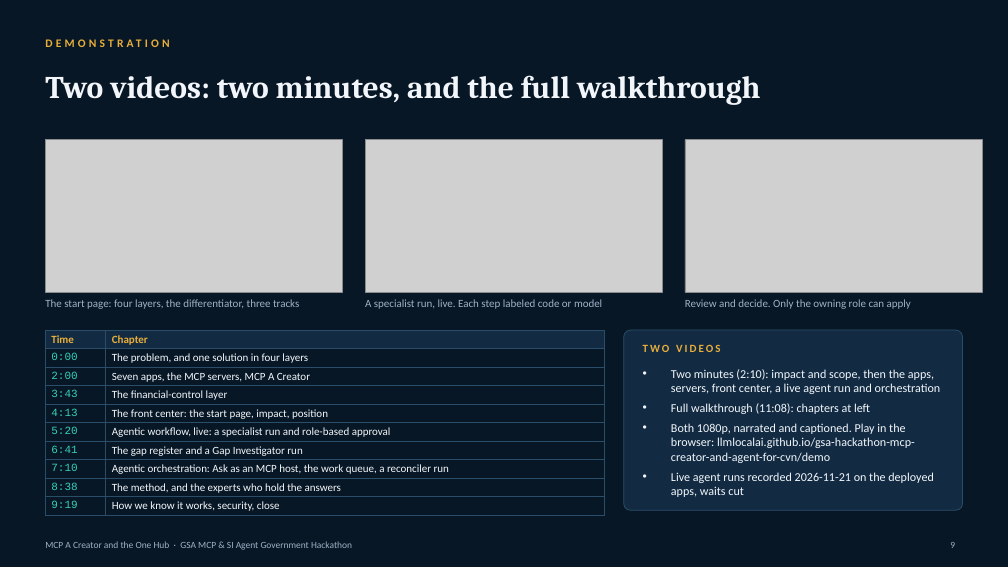
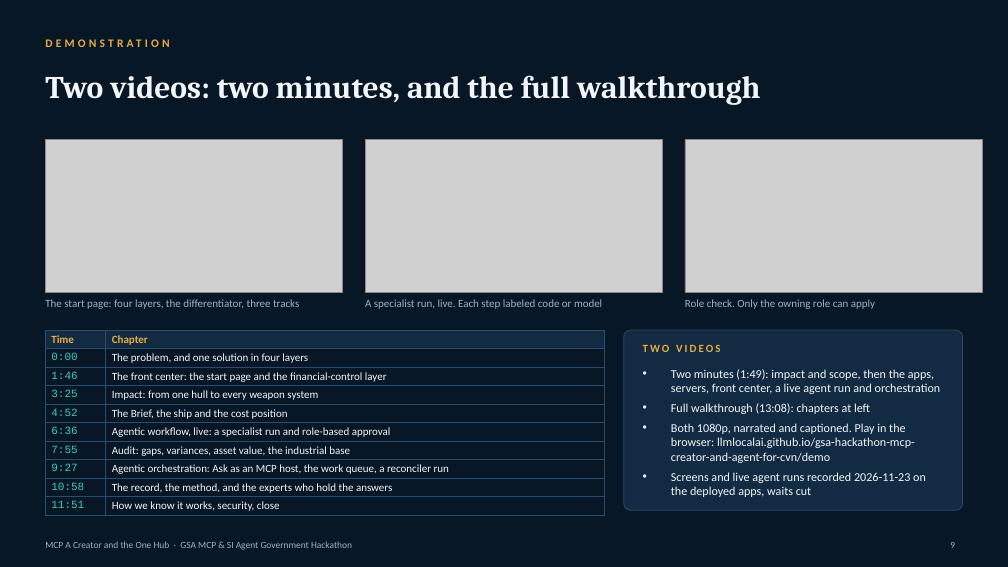
Before and after one commit to gsa-mcp-hackathon/gsa-hackathon-mcp-creator-and-agent-for-air-carrier, a slide deck: slide 9 of docs/submission/mcp-a-creator-one-hub-deck.pptx. Drawn at 1008x567 pixels with LibreOffice and Linux fonts; fonts in the diff are those of the drawing; grey boxes stand for pictures. Boxes give left, top, right and bottom in pixels: in the first picture for what was removed or moved away, otherwise in the second. Text is boxed around its words. In the diff, an @@ line names an element or a change of style, - is before the commit and + after.

Commit message:
New demo videos from the 2026-11-23 recording; deck, report, README and screenshots updated

```diff
--- a/docs/submission/mcp-a-creator-one-hub-deck.pptx
+++ b/docs/submission/mcp-a-creator-one-hub-deck.pptx
@@ text at [685,299,875,309]: text changed @@
-Review and decide. Only the owning role can apply
+Role check. Only the owning role can apply
@@ table at [45,330,605,515] @@
-row 3, column 1: 2:00
+row 3, column 1: 1:46
-row 3, column 2: Seven apps, the MCP servers, MCP A Creator
+row 3, column 2: The front center: the start page and the financial-control layer
-row 4, column 1: 3:43
+row 4, column 1: 3:25
-row 4, column 2: The financial-control layer
+row 4, column 2: Impact: from one hull to every weapon system
-row 5, column 1: 4:13
+row 5, column 1: 4:52
-row 5, column 2: The front center: the start page, impact, position
+row 5, column 2: The Brief, the ship and the cost position
-row 6, column 1: 5:20
+row 6, column 1: 6:36
-row 7, column 1: 6:41
+row 7, column 1: 7:55
-row 7, column 2: The gap register and a Gap Investigator run
+row 7, column 2: Audit: gaps, variances, asset value, the industrial base
-row 8, column 1: 7:10
+row 8, column 1: 9:27
-row 9, column 1: 8:38
+row 9, column 1: 10:58
-row 9, column 2: The method, and the experts who hold the answers
+row 9, column 2: The record, the method, and the experts who hold the answers
-row 10, column 1: 9:19
+row 10, column 1: 11:51
@@ text at [671,369,941,414]: text changed @@
-• Two minutes (2:10): impact and scope, then the apps, servers, front center, a live agent run and orchestration
-• Full walkthrough (11:08): chapters at left
+• Two minutes (1:49): impact and scope, then the apps, servers, front center, a live agent run and orchestration
+• Full walkthrough (13:08): chapters at left
@@ text at [671,472,926,497]: text changed @@
-• Live agent runs recorded 2026-11-21 on the deployed apps, waits cut
+• Screens and live agent runs recorded 2026-11-23 on the deployed apps, waits cut
```
Also in this commit, not shown: 1 other slide changed, 24 other files.
